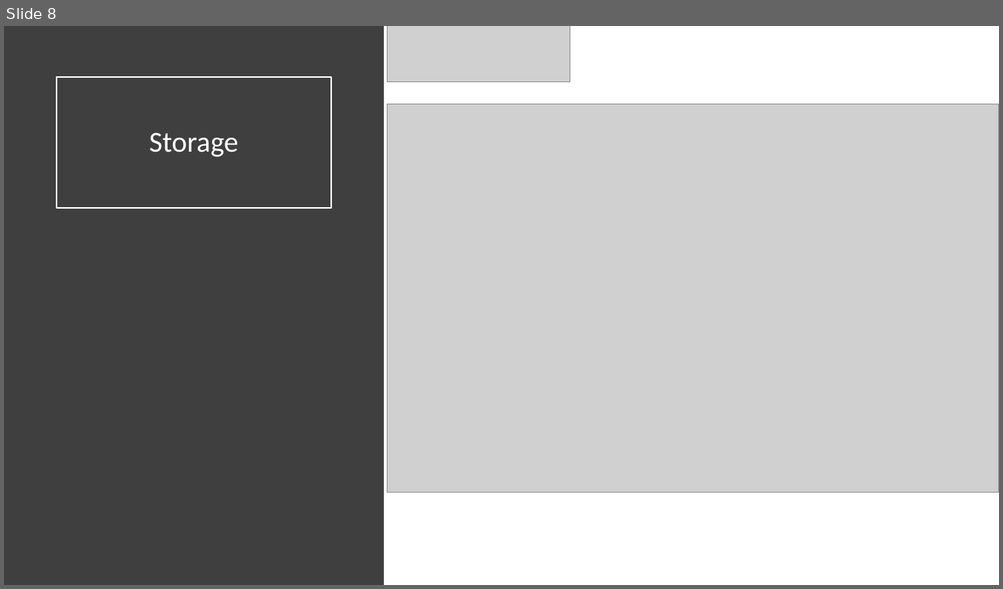
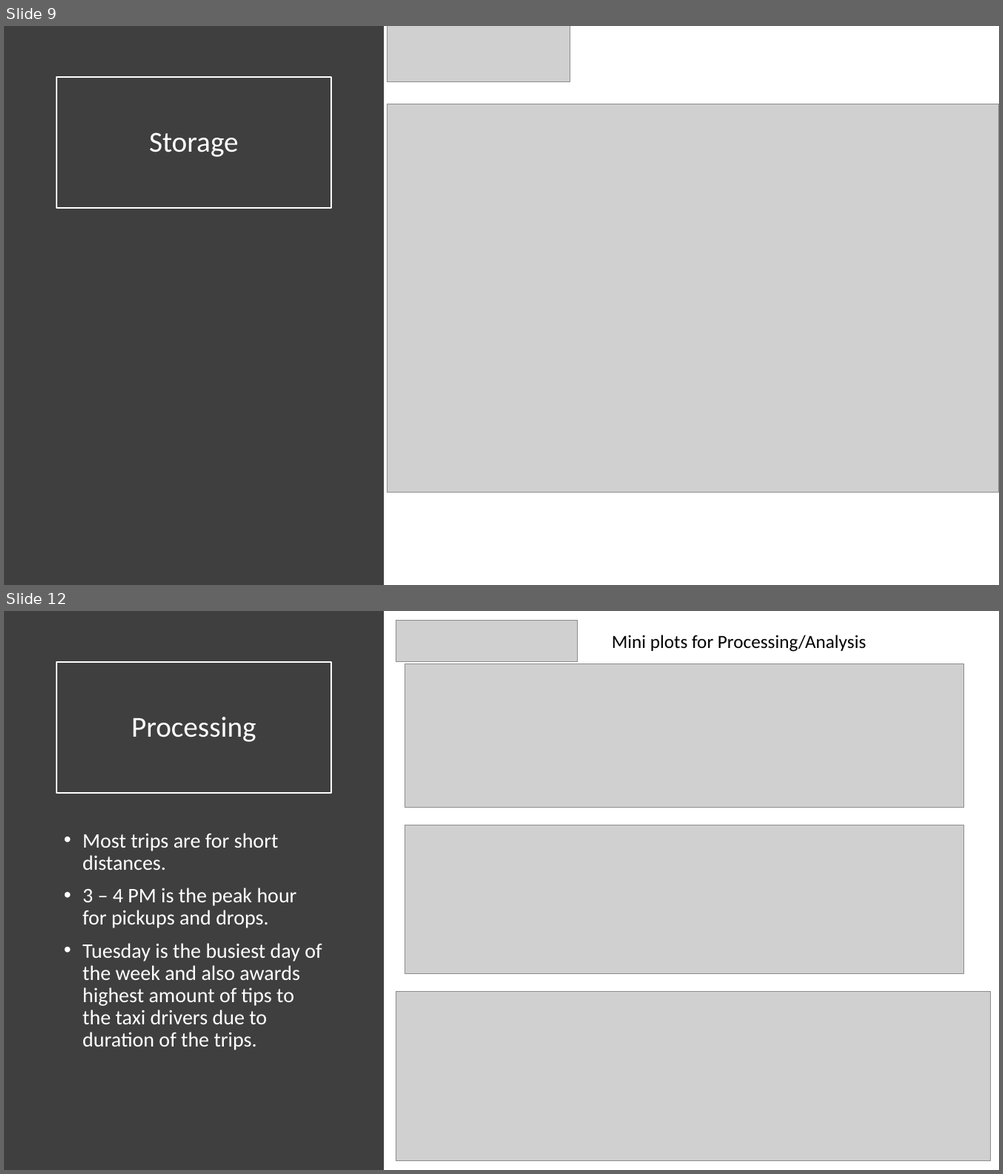
Before and after one commit to chinmoysarangi/Data-Engineering, a slide deck: Presentation.pptx. Shown one above the other, each under a label of ours: slide 8 before the commit, slides 9 and 12 after it; the slides between them are not shown. The pictures are 1003x589 and 1003x1174 pixels, drawn with LibreOffice and Linux fonts; fonts in the diff are those of the drawing; grey boxes stand for pictures. Boxes give left, top, right and bottom in pixels: in the first picture for what was removed or moved away, otherwise in the second. Text is boxed around its words. In the diff, an @@ line names an element or a change of style, - is before the commit and + after.

```diff
--- a/Presentation.pptx
+++ b/Presentation.pptx
@@ slide 12 added at bbox=[4, 611, 999, 1170], background #FFFFFF @@
@@ rectangle added at bbox=[4, 611, 384, 1170], fill #3F3F3F @@
@@ picture added at bbox=[395, 620, 577, 662] @@
@@ text added at bbox=[612, 635, 865, 652], 18 pt, text #000000 @@
+Mini plots for Processing/Analysis
@@ title added at bbox=[57, 662, 331, 793], outline #FFFFFF 1.5 pt, 28 pt, text #FFFFFF @@
+Processing
@@ picture added at bbox=[404, 664, 964, 807] @@
@@ picture added at bbox=[404, 825, 964, 974] @@
@@ text added at bbox=[82, 833, 321, 1051], 20 pt, text #FFFFFF @@
+• Most trips are for short distances.
+• 3 – 4 PM is the peak hour for pickups and drops.
+• Tuesday is the busiest day of the week and also awards highest amount of tips to the taxi drivers due to duration of the trips.
@@ picture added at bbox=[395, 992, 990, 1162] @@
@@ what was slide 8 is now slide 9 @@
```
Also in this commit, not shown: 1 slide changed, 8 other slides added, 1 slide removed.
